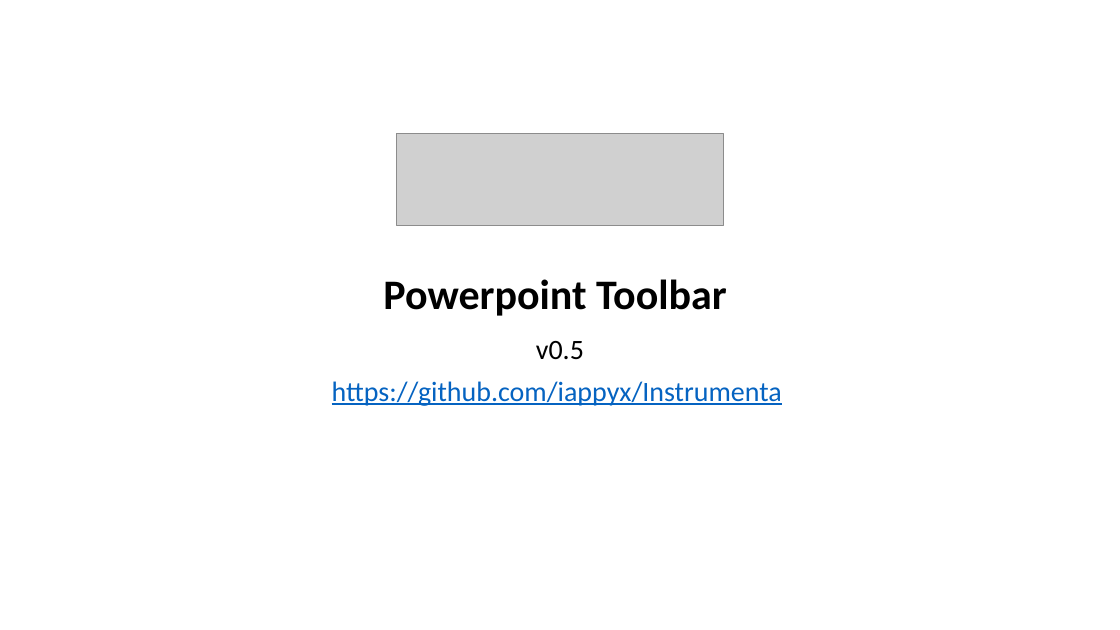
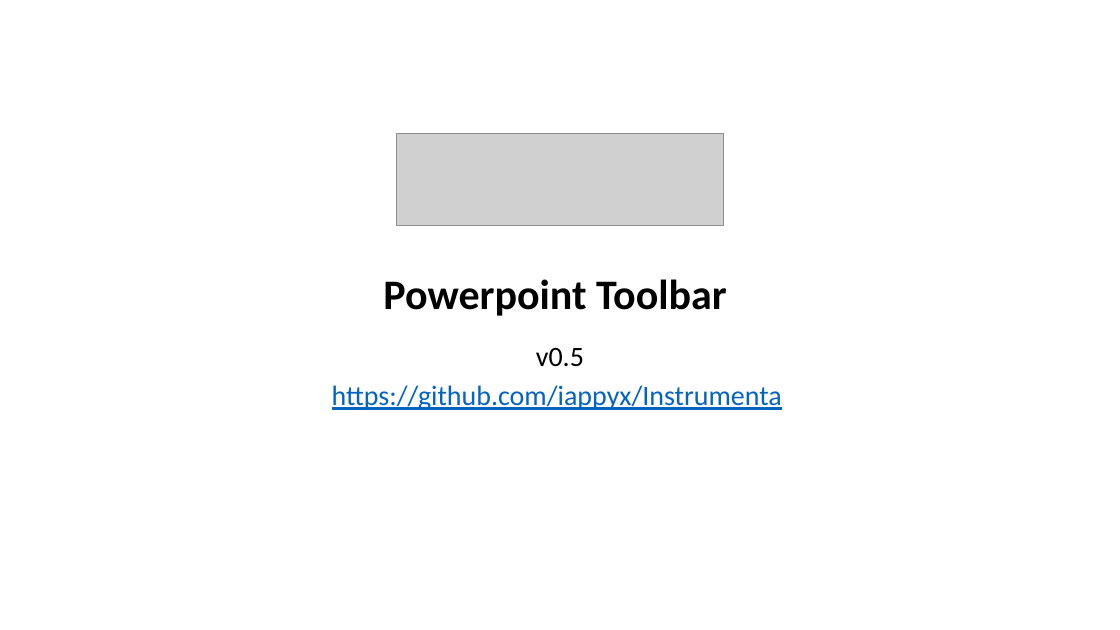
Before and after one commit to iappyx/Instrumenta, a slide deck: slide 1 of src/Instrumenta Powerpoint Toolbar.pptm. Drawn at 1120x630 pixels with LibreOffice and Linux fonts; fonts in the diff are those of the drawing; grey boxes stand for pictures. Boxes give left, top, right and bottom in pixels: in the first picture for what was removed or moved away, otherwise in the second. Text is boxed around its words. In the diff, an @@ line names an element or a change of style, - is before the commit and + after.

```diff
--- a/src/Instrumenta Powerpoint Toolbar.pptm
+++ b/src/Instrumenta Powerpoint Toolbar.pptm
@@ subtitle "v0.5" at <box>332,348,782,410</box>: line spacing 0.9 to 1.1; less space between paragraphs @@
```
Also in this commit, not shown: 4 other files.
